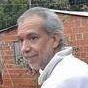
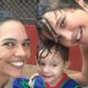
Layered file, before and after one edit (88 × 88). Changes by layer:
added layer "Nicolle-Marie.jpg" above "62258280_1265815720261256_5807493325535576064_n.jpg" over [0, 0, 88, 88]
added layer "62258280_1265815720261256_5807493325535576064_n.jpg" above "52459030_2175953919094386_5028037236113801216_n.jpg" over [0, 0, 88, 88]
added layer "52459030_2175953919094386_5028037236113801216_n.jpg" above "26804392_319530691893811_3687986705601935655_n.jpg" over [0, 0, 88, 88]
added layer "26804392_319530691893811_3687986705601935655_n.jpg" above "18920389_1340033139406312_7041602446386494262_n.jpg" over [0, 0, 88, 88]
added layer "18920389_1340033139406312_7041602446386494262_n.jpg" above "15027937_1324990084187287_712941339312404714_n.jpg" over [0, 0, 88, 88]
added layer "15027937_1324990084187287_712941339312404714_n.jpg" above "Alex_Smuglovsky.png" over [0, 0, 88, 88]
